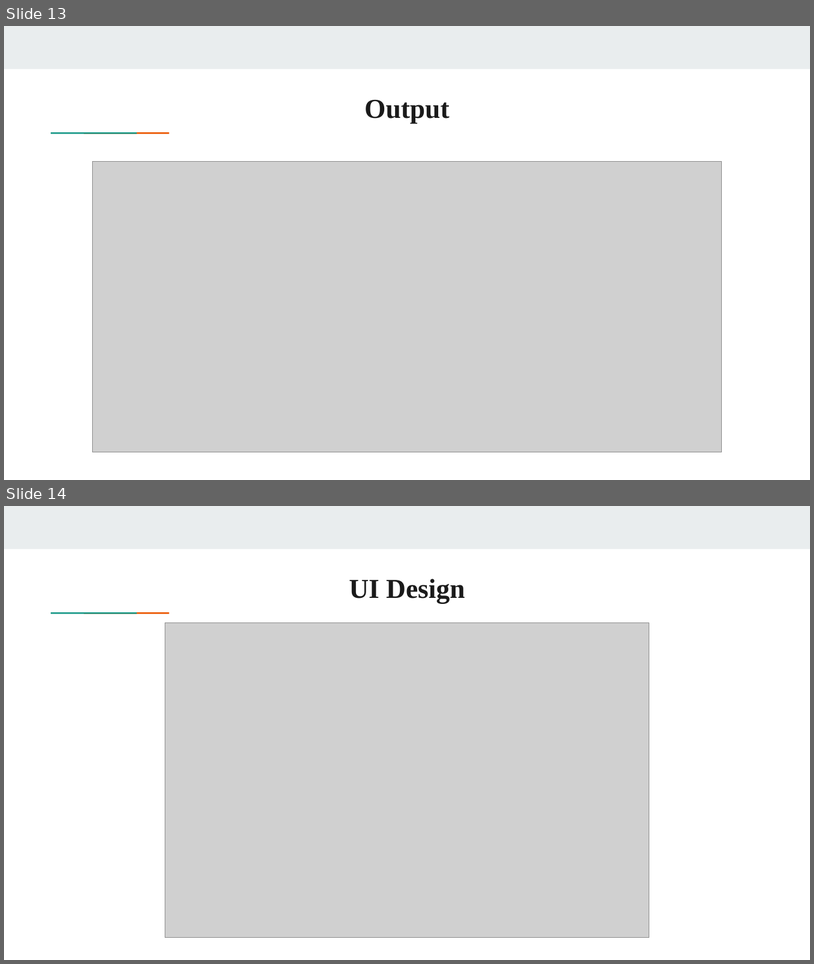
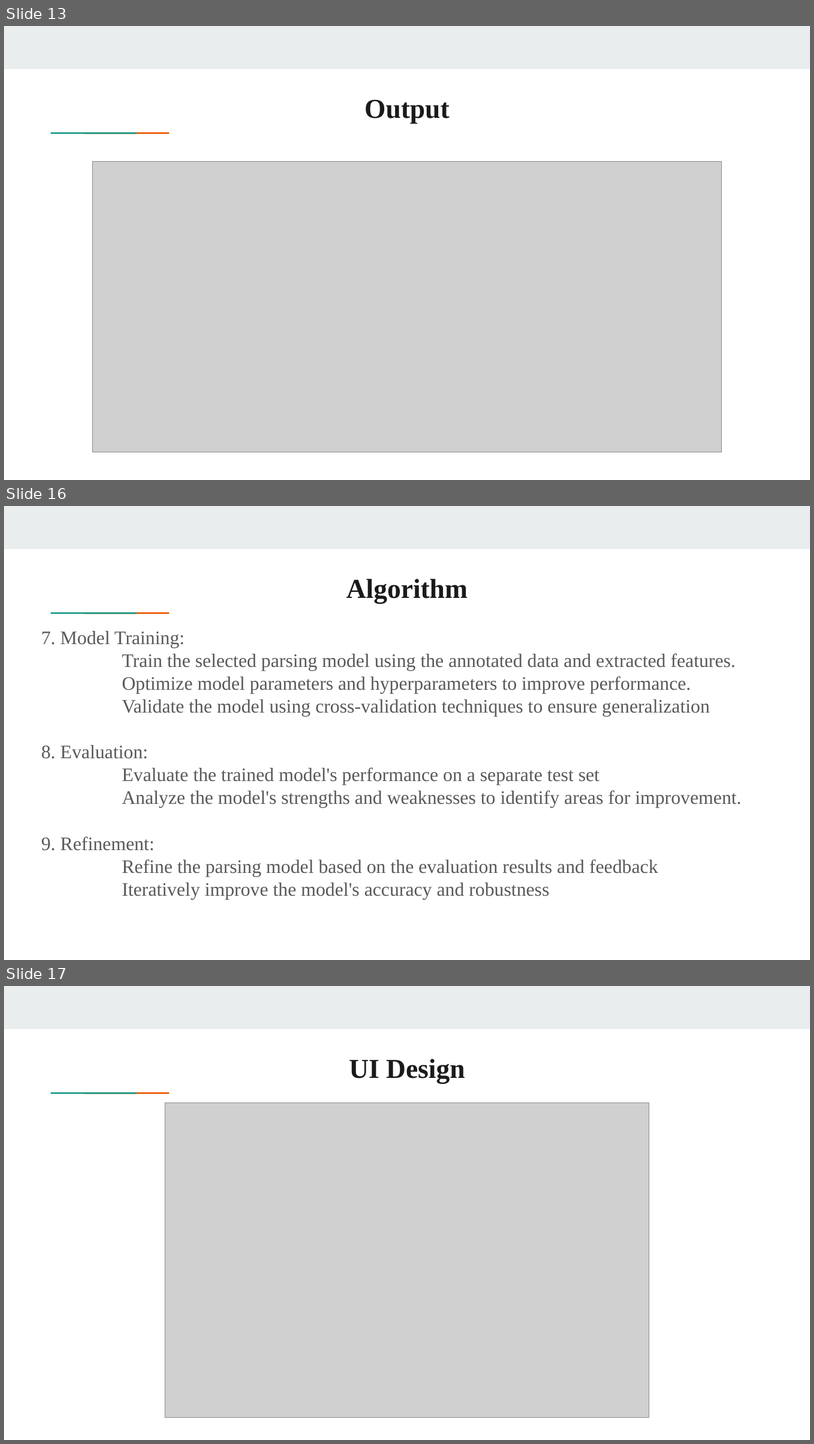
Before and after one commit to gauthamcsudheer/Malayalam-Parser, a slide deck: Presentations/DesignPresentation.pptx. Shown one above the other, each under a label of ours: slides 13 and 14 before the commit, slides 13, 16 and 17 after it; the slides between them are not shown. The pictures are 814x964 and 814x1444 pixels, drawn with LibreOffice and Linux fonts; fonts in the diff are those of the drawing; grey boxes stand for pictures. Boxes give left, top, right and bottom in pixels: in the first picture for what was removed or moved away, otherwise in the second. Text is boxed around its words. In the diff, an @@ line names an element or a change of style, - is before the commit and + after.

Commit message:
English Parsing

```diff
--- a/Presentations/DesignPresentation.pptx
+++ b/Presentations/DesignPresentation.pptx
@@ slide 16 added at [4, 506, 810, 960], background #FFFFFF; not listed: 3 template elements that a slide beside it also shows @@
@@ title added at [347, 579, 468, 603], 24.4 pt, text #1A1A1A, bold @@
+Algorithm
@@ text added at [41, 631, 741, 899], 17 pt, text #595959 @@
+7. Model Training:
+Train the selected parsing model using the annotated data and extracted features.
+Optimize model parameters and hyperparameters to improve performance.
+Validate the model using cross-validation techniques to ensure generalization
+8. Evaluation:
+Evaluate the trained model's performance on a separate test set
+Analyze the model's strengths and weaknesses to identify areas for improvement.
+9. Refinement:
+Refine the parsing model based on the evaluation results and feedback
+Iteratively improve the model's accuracy and robustness
@@ what was slide 14 is now slide 17 @@
```
Also in this commit, not shown: 1 slide changed, 6 other slides added, 10 other files.
